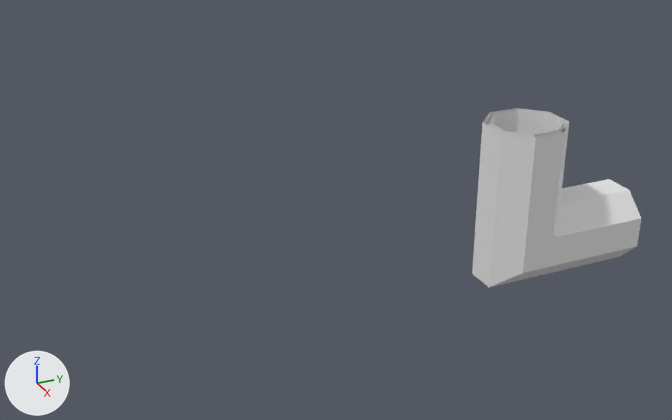
Renders of the Blender file Assets/Models/David/pipe.blend from each side of a commit.
Both versions are drawn from a 50 mm lens placed at (16.71, -8.29, 9.03), pointed at (-0.47, -0.56, 0.44). The lights are fixed; the arrows at lower left show +X, +Y and +Z.

The first picture shows 'pipecorner', 'pipecorner.001'.
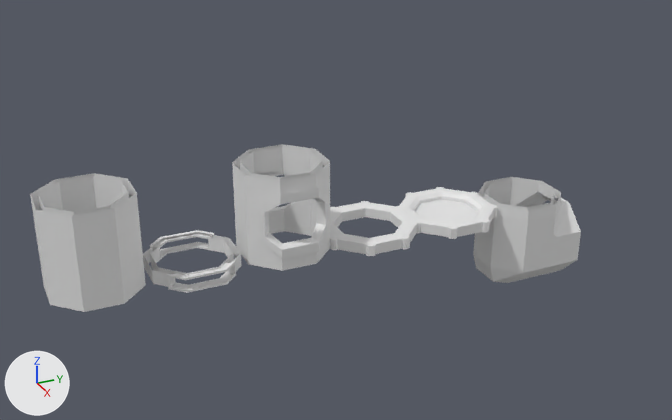
Where the newer file only moved an object's origin or applied its transform, the numbers keep the older frame.

The change, as a diff of the scene's bpy script:
```diff
--- a/Assets/Models/David/pipe.blend.py
+++ b/Assets/Models/David/pipe.blend.py
@@ mat_material_007 @@
+mat_material_007 = principled_material('Material.007')
+mat_material_007.base_color = (0.8, 0.8, 0.8)  # white #e7e7e7
@@ me_cylinder_013 @@
 # used by ob_pipecorner; location = (0.0, 4.0, -4.0); rotation_euler = (0.0, 0.0, 0.393), in degrees (0, 0, 23)
-me_cylinder_013.from_pydata(...)  # 96 vertices, 56 faces, 4 loose edges; spans x -1.0..2.0, y -1.0..3.13, z 2.08..6.0
+me_cylinder_013.from_pydata(...)  # 149 vertices, 132 faces; spans x -0.92..0.92, y -2.12..0.0, z -0.92..1.23
+# me_cylinder_013 part 1: the loose piece of 54 vertices spanning x -1.0..2.0, y -1.0..3.13, z 2.08..6.0 is deleted
+# me_cylinder_013 part 2: the loose piece of 36 vertices spanning x -0.85..1.87, y -0.85..3.07, z 2.22..6.0 is deleted
+# me_cylinder_013 part 3
+# 96 vertices are added at x -0.92..0.92, y -2.12..0.0, z -0.92..1.23
+# 14 new vertices lie (0.38, 0.0, 0.0) away from vertices in x -0.38..0.0, y -2.12..0.0, z -0.92..1.23
+# 12 new vertices lie (0.38, 0.0, 0.0) away from vertices in x 0.0, y -2.12..0.0, z -0.92..1.23
+# 13 new vertices lie (0.0, 0.0, 0.32) away from vertices in x -0.79..0.79, y -1.98..0.0, z -0.32
+# 8 new vertices lie (0.32, 0.0, 0.0) away from vertices in x -0.32..0.0, y -1.98..0.0, z -0.78..1.23
+# 6 new vertices lie (0.32, 0.0, 0.0) away from vertices in x 0.0, y -1.97..0.0, z -0.77..1.23
+# 132 new faces join them
+me_cylinder_013.materials.append(mat_material_007)  # white #e7e7e7
@@ ob_pipefull @@
 ob_pipefull.rotation_euler = (0.0, 0.0, 0.393)  # degrees (0, 0, 23)
-ob_pipefull.hide_set(True)
@@ ob_pipieplank @@
 ob_pipieplank.rotation_euler = (0.0, 0.0, 0.393)  # degrees (0, 0, 23)
-ob_pipieplank.hide_set(True)
@@ ob_pipeholl @@
 ob_pipeholl.rotation_euler = (0.0, 0.0, 0.393)  # degrees (0, 0, 23)
-ob_pipeholl.hide_set(True)
@@ ob_pipejoint @@
 ob_pipejoint.scale = (1.0, 1.0, 0.2)
-ob_pipejoint.hide_set(True)
@@ ob_pipejointend @@
 ob_pipejointend.scale = (1.0, 1.0, 0.2)
-ob_pipejointend.hide_set(True)
@@ ob_pipecorner @@
 ob_pipecorner = bpy.data.objects.new('pipecorner', me_cylinder_013)
-ob_pipecorner.location = (0.0, 4.0, -4.0)
-ob_pipecorner.rotation_euler = (0.0, 0.0, 0.393)  # degrees (0, 0, 23)
+ob_pipecorner.location = (0.0, 5.19, -1.0)
@@ ob_pipecorner_001 @@
-ob_pipecorner_001 = bpy.data.objects.new('pipecorner.001', me_cylinder_014)
-ob_pipecorner_001.location = (0.0, 4.0, -4.0)
-ob_pipecorner_001.rotation_euler = (0.0, 0.0, 0.393)  # degrees (0, 0, 23)
```

Where the change shows, as pixel boxes (x1, y1, x2, y2) in the pictures (672 x 420 px):
'pipecorner', reshaped, moved, turned
    before: (477, 108, 641, 272)
    after: (473, 177, 581, 283)
'pipefull', shown
    after: (30, 173, 146, 312)
'pipeholl', shown
    after: (232, 144, 330, 271)
'pipecorner.001', deleted
    before: (472, 201, 575, 287)
'pipejointend', shown
    after: (396, 187, 497, 239)
'pipieplank', shown
    after: (143, 230, 242, 293)
'pipejoint', shown
    after: (330, 201, 420, 256)
part 1 of me_cylinder_013, deleted
    before: (477, 108, 641, 272)
part 2 of me_cylinder_013, deleted
    before: (489, 110, 563, 137)
part 3 of me_cylinder_013, added
    after: (473, 177, 581, 283)
